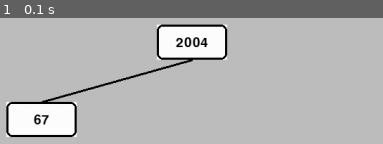
Above: before the commit, frame 1.
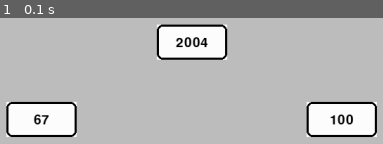
Above: after the commit, the same moment.

Repository: ItzBoni/Heap-Tree-with-Pygame
Game: pygame game, started from game.py
Same seed, same stepped clock (60 frames per second), same inputs: the game is played once before the commit and once after it.
Inputs:
- Up to frame 1 (0.1 s): no input

The runs differ from the first frame. In frame 1, 5.9% of the frame differs, in the area x 10-99%, y 32-95%.

Commit message:
minor changes to game

Diff:
--- a/game.py
+++ b/game.py
@@ -5,7 +5,7 @@
 hp = hl.heapLogic()
 hp.agregar(67)
 hp.agregar(2004)
-
+hp.agregar(100)
 
 # pyGame setup
 pygame.init()
@@ -55,25 +55,6 @@
 
     # draw nodes (iterate starting at index 1 so heap uses 1-based indices)
     node_w, node_h = 100, 50
-
-    # draw edges (parent -> children) using computed positions
-    for idx in range(1, hp.tam+1):
-        parent_pos = positions[idx]
-        if parent_pos is None:
-            continue
-        px, py = parent_pos
-        # children indices in array-backed heap
-        for child_idx in (2 * idx, 2 * idx + 1):
-            if child_idx <= hp.tam and child_idx < len(positions):
-                child_pos = positions[child_idx]
-                if child_pos is None:
-                    continue
-                cx, cy = child_pos
-                # draw line from bottom-center of parent to top-center of child
-                start = (px, py + node_h // 2)
-                end = (cx, cy - node_h // 2)
-                pygame.draw.line(screen, (0, 0, 0), start, end, 3)
-
     for idx in range(1, hp.tam+1):
         pos = positions[idx]
         if pos is None:
